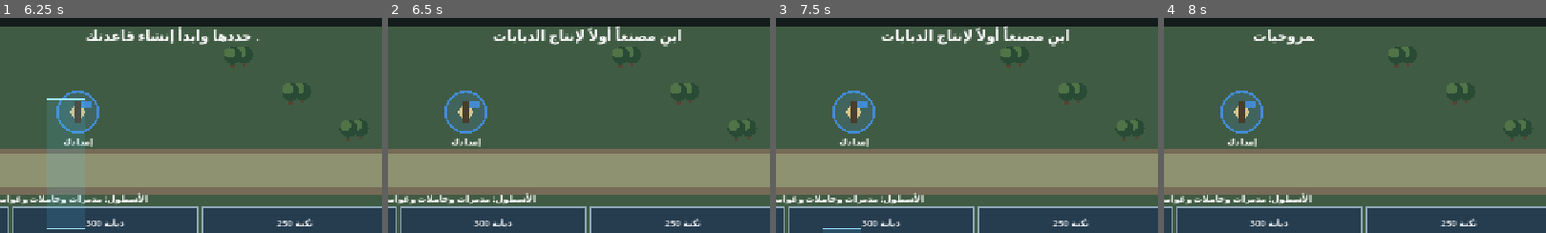
Above: before the commit, frames 1-4 (left to right).
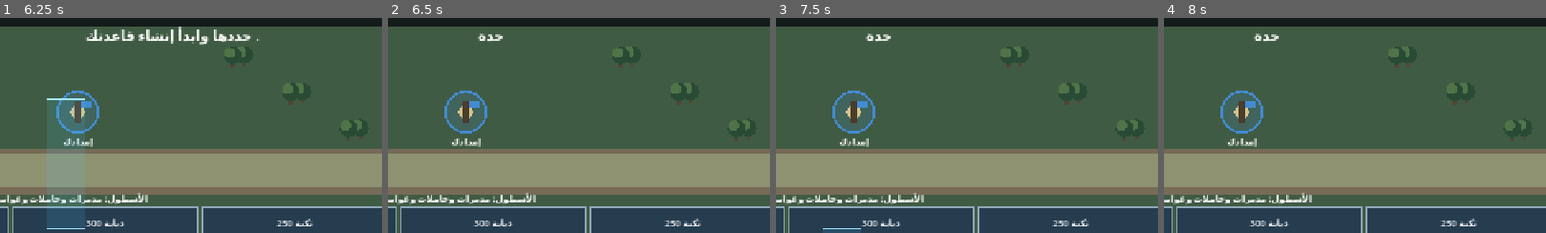
Above: after the commit, the same moments.

Repository: Jamalalbaroty/storm-generals-mobil
Game: Godot game, scene res://main.tscn
The game is run twice, just before and just after one commit, with the same random seed, the same clock (stepped at 60 frames per second) and the same inputs.
Inputs (mouse positions are % of the whole screen's width and height, from its top left):
- Up to frame 1 (6.25 s): tap Enter at 0.5, 2, 3.5 s; move the mouse to (72, 45) at 0.52 s; click (72, 45) at 0.67 s; tap Space at 1.25, 2.75, 4.25 s; drag from (30, 55) to (45, 70) at 1.27 s; move the mouse to (60, 28) at 2.02 s; click (60, 28) at 2.17 s; drag from (45, 70) to (20, 35) at 2.77 s; move the mouse to (80, 65) at 3.52 s; click (80, 65) at 3.67 s; drag from (20, 35) to (35, 25) at 4.27 s; move the mouse to (55, 50) at 5.02 s; click (55, 50) at 5.17 s; drag from (35, 25) to (30, 55) at 5.77 s
- Up to frame 2 (6.5 s): no input
- Up to frame 3 (7.5 s): move the mouse to (72, 45) at 6.52 s; click (72, 45) at 6.67 s; drag from (30, 55) to (45, 70) at 7.27 s
- Up to frame 4 (8 s): no input
The pictures show only the part of the screen within x 24-74%, y 6-56%; the shares and areas given below are measured in that part.

Frame 1 is identical in both runs. In frame 2, 1.4% of the frame differs, in the area x 23-77%, y 3-14%; in frame 3, 1.4%; in frame 4, 0.4%.

Commit message:
feat: add timed unit production queues by building

Diff:
--- a/main.gd
+++ b/main.gd
@@ -60,6 +60,7 @@
 var units: Array[Dictionary] = []
 var selected: Array[int] = []
 var buildings: Array[Dictionary] = []
+var production_orders: Array[Dictionary] = []
 var build_mode := ""
 var selected_enemy_building := -1
 var notice := "اختر جيشك لبدء المعركة"
@@ -169,6 +170,7 @@
 			income_timer = fmod(income_timer, 1.0)
 		_update_supply_control(delta)
 		_update_building_construction(delta)
+		_update_production_queues(delta)
 		_update_building_capture(delta)
 		_update_submarine_detection()
 		_update_missiles(delta)
@@ -1449,6 +1451,10 @@
 		draw_string(ThemeDB.fallback_font, Vector2(16, 82), "المسرح: %s" % map_type, HORIZONTAL_ALIGNMENT_LEFT, 300, 16, Color("#fff0b5"))
 		draw_string(ThemeDB.fallback_font, Vector2(16, 103), _terrain_effect_label(), HORIZONTAL_ALIGNMENT_LEFT, 360, 14, Color("#d8e6c2"))
 		draw_string(ThemeDB.fallback_font, Vector2(16, size.y - 368), "الأسطول: مدمرات وحاملات وغواصات وسفن إنزال — احمِ الممرات البحرية", HORIZONTAL_ALIGNMENT_LEFT, size.x - 32, 15, Color.WHITE)
+		if not production_orders.is_empty():
+			var first_order: Dictionary = production_orders[0]
+			var progress_text := "الإنتاج: %s — %.0f%% | بالطابور: %d" % [String(first_order.kind), (1.0 - float(first_order.remaining) / maxf(1.0, float(first_order.duration))) * 100.0, production_orders.size()]
+			draw_string(ThemeDB.fallback_font, Vector2(16, size.y - 390), progress_text, HORIZONTAL_ALIGNMENT_LEFT, size.x - 32, 14, Color("#a8e6b0"))
 		var pause_button := _pause_rect(size)
 		draw_rect(pause_button, Color("#73552d") if paused else Color("#263d50"), true)
 		draw_rect(pause_button, Color("#f4d77a") if paused else Color("#8fa8b8"), false, 2)
@@ -1548,6 +1554,7 @@
 				missiles.clear()
 				enemy_missile_timer = 0.0
 				buildings.clear()
+				production_orders.clear()
 				enemy_buildings.clear()
 				selected.clear()
 				selected_enemy_building = -1
@@ -1571,9 +1578,9 @@
 	for i in 22:
 		if _button_rect(i, size).has_point(pos):
 			if i == 0:
-				_spawn_unit("infantry")
+				_enqueue_unit("infantry")
 			elif i == 1:
-				_spawn_unit("tank")
+				_enqueue_unit("tank")
 			elif i == 2:
 				build_mode = "barracks"
 				notice = "المس موقعاً في منطقتك لبناء الثكنة"
@@ -1587,19 +1594,19 @@
 				notice = "المس موقعاً في منطقتك لبناء برج الدفاع"
 				notice_time = 3.0
 			elif i == 5:
-				_spawn_unit("artillery")
+				_enqueue_unit("artillery")
 			elif i == 6:
 				build_mode = "airfield"
 				notice = "المس موقعاً مناسباً لبناء المطار"
 				notice_time = 3.0
 			elif i == 7:
-				_spawn_unit("fighter")
+				_enqueue_unit("fighter")
 			elif i == 8:
 				build_mode = "anti_air"
 				notice = "المس موقعاً مناسباً لنشر الدفاع المضاد للطائرات"
 				notice_time = 3.0
 			elif i == 9:
-				_spawn_unit("helicopter")
+				_enqueue_unit("helicopter")
 			elif i == 10:
 				_capture_selected_building()
 			elif i == 11:
@@ -1623,15 +1630,15 @@
 				notice = "اختر منطقة ساحلية في أسفل الخريطة لبناء حوض السفن"
 				notice_time = 3.0
 			elif i == 17:
-				_spawn_unit("destroyer")
+				_enqueue_unit("destroyer")
 			elif i == 18:
-				_spawn_unit("carrier")
+				_enqueue_unit("carrier")
 			elif i == 19:
-				_spawn_unit("submarine")
+				_enqueue_unit("submarine")
 			elif i == 20:
-				_spawn_unit("landing_craft")
+				_enqueue_unit("landing_craft")
 			elif i == 21:
-				_spawn_unit("builder")
+				_enqueue_unit("builder")
 			else:
 				selected.clear()
 				selected_enemy_building = -1
@@ -2485,6 +2492,92 @@
 	return count
 
 
+func _production_building_for(kind: String) -> String:
+	if kind in ["infantry", "builder"]:
+		return "barracks"
+	if kind in ["tank", "artillery"]:
+		return "factory"
+	if kind in ["fighter", "helicopter"]:
+		return "airfield"
+	if kind in ["destroyer", "carrier", "submarine", "landing_craft"]:
+		return "shipyard"
+	return ""
+
+func _production_duration(kind: String) -> float:
+	match kind:
+		"infantry": return 3.0
+		"builder": return 8.0
+		"tank": return 7.0
+		"artillery": return 9.0
+		"fighter": return 8.0
+		"helicopter": return 10.0
+		"destroyer": return 13.0
+		"submarine": return 12.0
+		"landing_craft": return 11.0
+		"carrier": return 20.0
+	return 6.0
+
+func _enqueue_unit(kind: String) -> void:
+	var producer_kind := _production_building_for(kind)
+	var producer_pos := Vector2(-9999, -9999)
+	for building in buildings:
+		if building.kind == producer_kind and float(building.get("build_progress", 1.0)) >= 1.0:
+			producer_pos = building.pos
+			break
+	if producer_kind == "" or producer_pos.x < -9000.0:
+		notice = "لا يوجد مبنى إنتاج مكتمل لهذه الوحدة"
+		notice_time = 2.5
+		return
+	var reserved_units := production_orders.size()
+	if _team_unit_count("player") + reserved_units >= MAX_TEAM_UNITS:
+		notice = "لا توجد سعة كافية للقوات أو طوابير الإنتاج"
+		notice_time = 2.5
+		return
+	var cost := _unit_cost(kind, faction)
+	var supply_cost := _unit_supply_cost(kind)
+	if supplies < supply_cost:
+		notice = "الإمدادات غير كافية — سيطر على نقاط الإمداد"
+		notice_time = 2.5
+		return
+	if credits < cost:
+		notice = "لا توجد موارد كافية"
+		notice_time = 2.0
+		return
+	credits -= cost
+	supplies -= supply_cost
+	production_orders.append({"producer_pos": producer_pos, "kind": kind, "remaining": _production_duration(kind), "duration": _production_duration(kind)})
+	notice = "أضيفت الوحدة إلى طابور الإنتاج"
+	notice_time = 2.0
+	queue_redraw()
+
+func _update_production_queues(delta: float) -> void:
+	var active_producers: Array[Vector2] = []
+	for i in range(production_orders.size()):
+		var order: Dictionary = production_orders[i]
+		var producer_pos: Vector2 = order.producer_pos
+		if active_producers.has(producer_pos):
+			continue
+		active_producers.append(producer_pos)
+		var producer_ready := false
+		for building in buildings:
+			if building.pos.distance_to(producer_pos) < 2.0 and float(building.get("build_progress", 1.0)) >= 1.0:
+				producer_ready = true
+				break
+		if not producer_ready:
+			continue
+		order.remaining = maxf(0.0, float(order.remaining) - delta)
+		production_orders[i] = order
+		if float(order.remaining) <= 0.0:
+			var completed_kind := String(order.kind)
+			production_orders.remove_at(i)
+			credits = mini(MAX_CREDITS, credits + _unit_cost(completed_kind, faction))
+			supplies += _unit_supply_cost(completed_kind)
+			_spawn_unit(completed_kind)
+			if notice.begins_with("تم إنتاج"):
+				notice = "اكتمل إنتاج الوحدة — أُضيفت إلى ساحة المعركة"
+			queue_redraw()
+			return
+
 func _spawn_unit(kind: String) -> void:
 	if _team_unit_count("player") >= MAX_TEAM_UNITS:
 		notice = "وصلت إلى الحد الأقصى للقوات (%d)" % MAX_TEAM_UNITS
